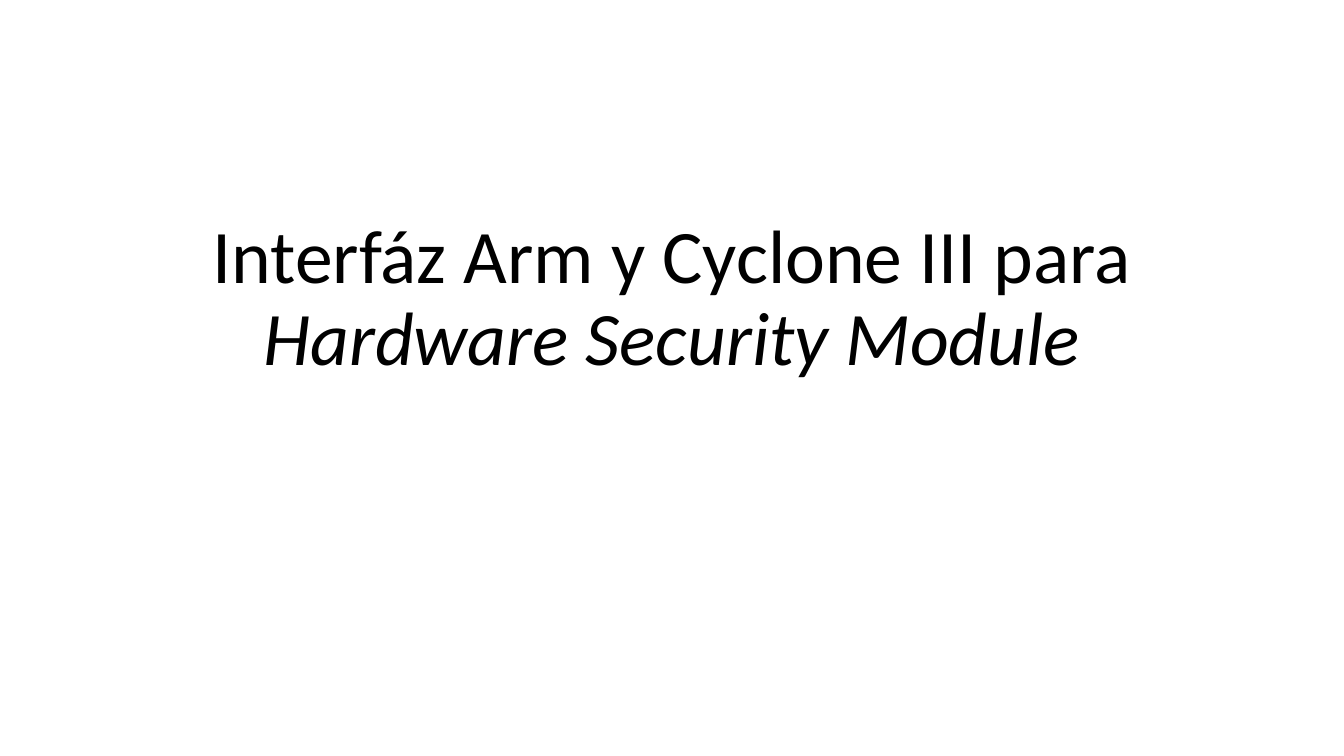
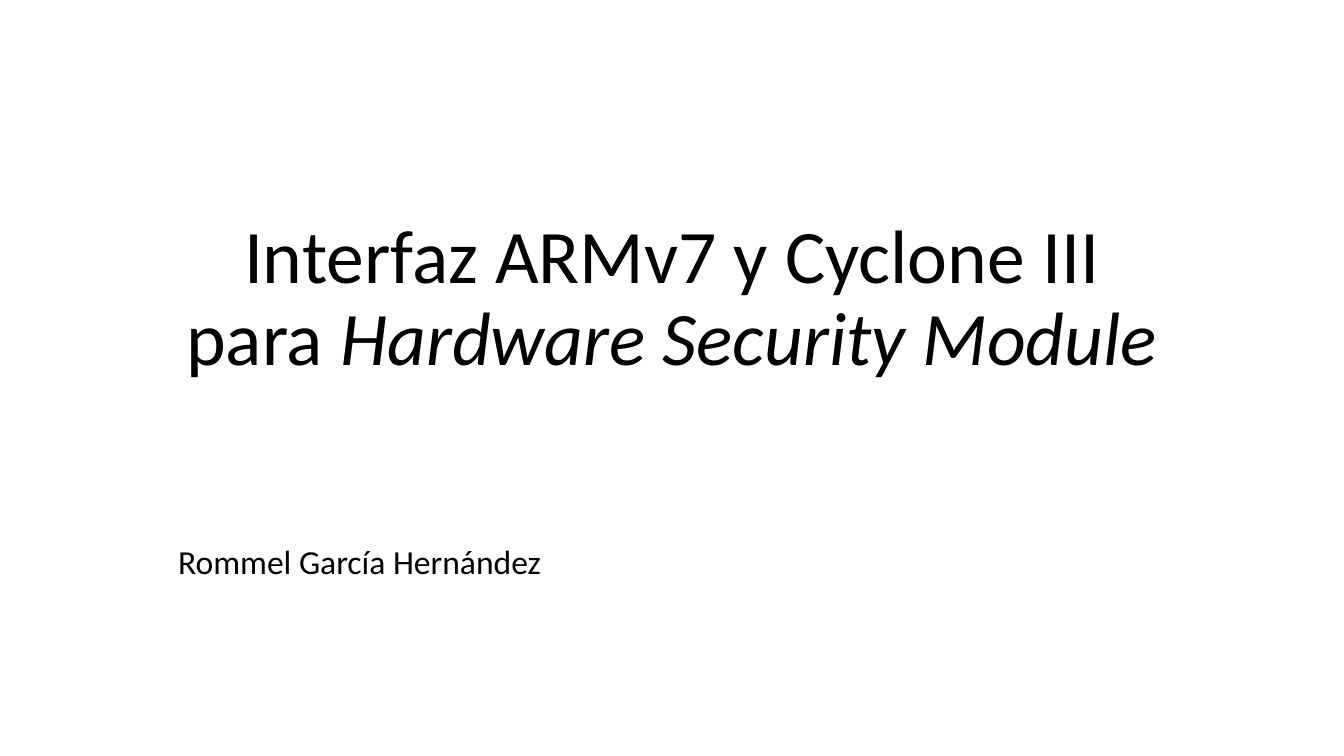
Before and after one commit to tehuano/hsm-interface, a slide deck: slide 1 of doc/raspberry_de0_hsm.pptx. Drawn at 1344x756 pixels with LibreOffice and Linux fonts; fonts in the diff are those of the drawing. Boxes give left, top, right and bottom in pixels: in the first picture for what was removed or moved away, otherwise in the second. Text is boxed around its words. In the diff, an @@ line names an element or a change of style, - is before the commit and + after.

```diff
--- a/doc/raspberry_de0_hsm.pptx
+++ b/doc/raspberry_de0_hsm.pptx
@@ title at (186, 230, 1157, 378): text changed @@
-Interfáz Arm y Cyclone III para Hardware Security Module
+Interfaz ARMv7 y Cyclone III para Hardware Security Module
@@ subtitle added at (178, 550, 541, 575), 24 pt, text #000000 @@
+Rommel García Hernández
```
Also in this commit, not shown: 19 other files.
